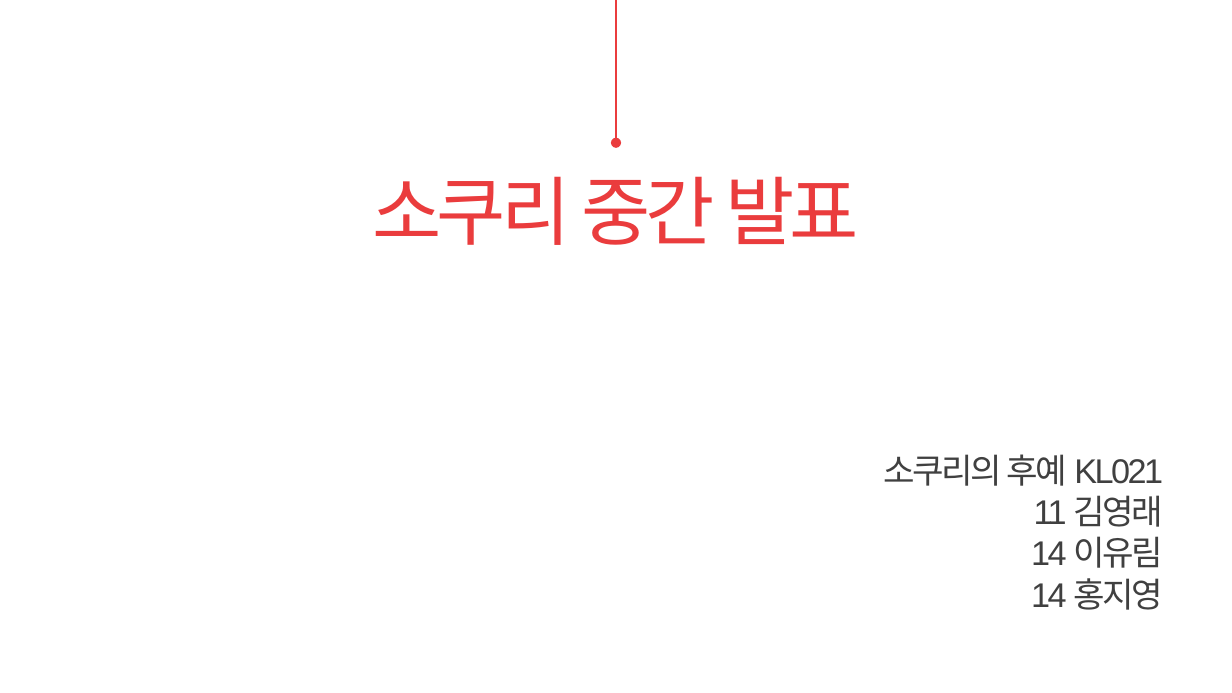
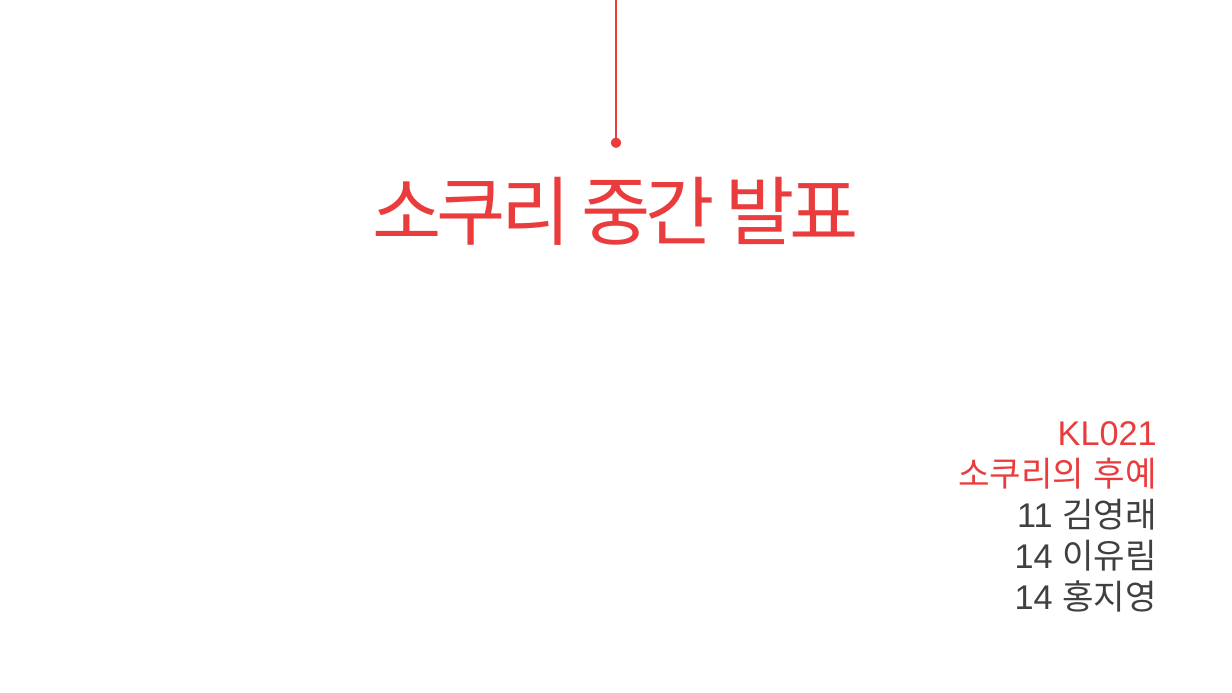
Before and after one commit to dudfoKim/sokulee, a slide deck: slide 1 of Mid_PT.pptx. Drawn at 1232x693 pixels with LibreOffice and Linux fonts; fonts in the diff are those of the drawing. Boxes give left, top, right and bottom in pixels: in the first picture for what was removed or moved away, otherwise in the second. Text is boxed around its words. In the diff, an @@ line names an element or a change of style, - is before the commit and + after.

```diff
--- a/Mid_PT.pptx
+++ b/Mid_PT.pptx
@@ text "KL021": place and size @@
-text "KL021" at (884,454,1163,610)
+text "KL021" at (958,421,1157,612)
@@ text at (958,421,1157,489): text changed; text colour #404040 to #EA3C3D @@
-소쿠리의 후예 KL021
+KL021
+소쿠리의 후예
@@ text at (1015,498,1157,612): letter spacing -1.5 to 0 pt in "11 김영래", "14 이유림", "14 홍지영" @@
```
Also in this commit, not shown: 19 other files.
